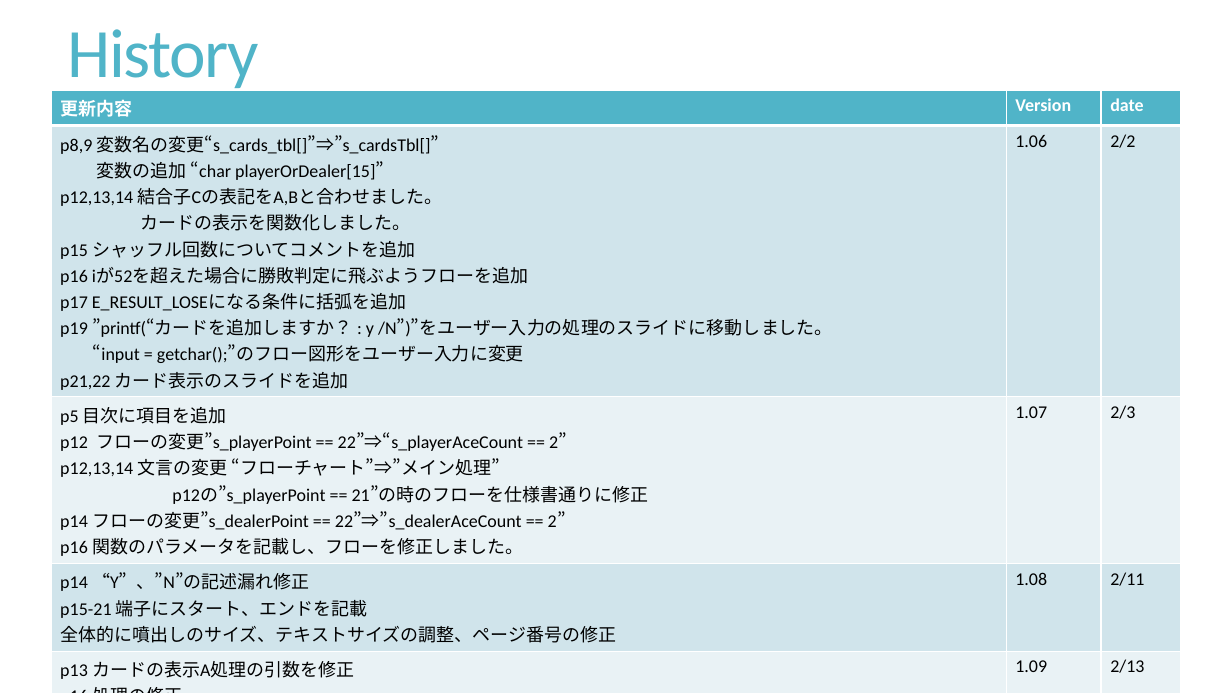
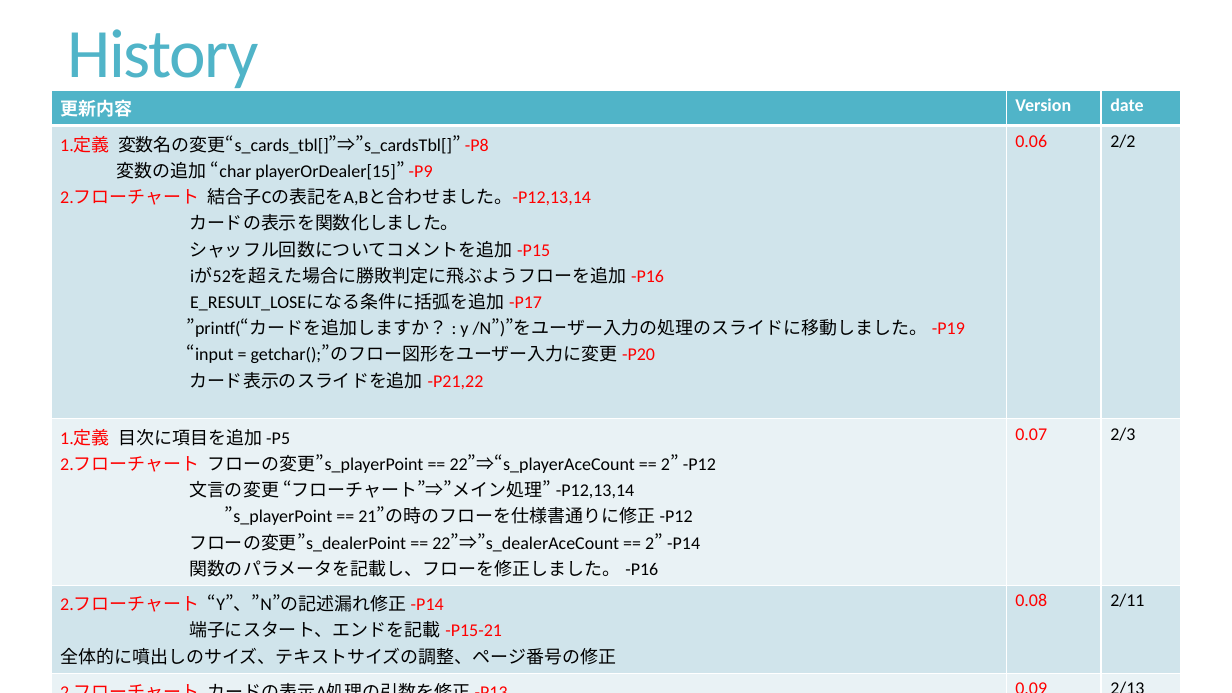
Before and after one commit to masakiishino/Blackjack, a slide deck: slide 4 of Blackjack_Detail_Design.pptx. Drawn at 1232x693 pixels with LibreOffice and Linux fonts; fonts in the diff are those of the drawing. Boxes give left, top, right and bottom in pixels: in the first picture for what was removed or moved away, otherwise in the second. Text is boxed around its words. In the diff, an @@ line names an element or a change of style, - is before the commit and + after.

```diff
--- a/Blackjack_Detail_Design.pptx
+++ b/Blackjack_Detail_Design.pptx
@@ table at <box>51,91,1181,669</box> @@
-row 2, column 1: p8,9 変数名の変更“s_cards_tbl[]”⇒”s_cardsTbl[]” / 変数の追加 “char playerOrDealer[15]” / p12,13,14 結合子Cの表記をA,Bと合わせました。 / カードの表示を関数化しました。 / p15 シャッフル回数についてコメントを追加 / p16 iが52を超えた場合に勝敗判定に飛ぶようフローを追加 / p17 E_RESULT_LOSEになる条件に括弧を追加 / p19 ”printf(“カードを追加しますか？ : y /N”)”をユーザー入力の処理のスライドに移動しました。 / “input = getchar();”のフロー図形をユーザー入力に変更 / p21,22 カード表示のスライドを追加
+row 2, column 1: 1.定義 変数名の変更“s_cards_tbl[]”⇒”s_cardsTbl[]” -P8 / 変数の追加 “char playerOrDealer[15]” -P9 / 2.フローチャート 結合子Cの表記をA,Bと合わせました。-P12,13,14 / カードの表示を関数化しました。 / シャッフル回数についてコメントを追加 -P15 / iが52を超えた場合に勝敗判定に飛ぶようフローを追加 -P16 / E_RESULT_LOSEになる条件に括弧を追加 -P17 / ”printf(“カードを追加しますか？ : y /N”)”をユーザー入力の処理のスライドに移動しました。 -P19 / “input = getchar();”のフロー図形をユーザー入力に変更 -P20 / カード表示のスライドを追加 -P21,22
-row 2, column 2: 1.06
+row 2, column 2: 0.06
-row 3, column 1: p5 目次に項目を追加 / p12 フローの変更”s_playerPoint == 22”⇒“s_playerAceCount == 2” / p12,13,14 文言の変更 “フローチャート”⇒”メイン処理” / p12の”s_playerPoint == 21”の時のフローを仕様書通りに修正 / p14 フローの変更”s_dealerPoint == 22”⇒”s_dealerAceCount == 2” / p16 関数のパラメータを記載し、フローを修正しました。
+row 3, column 1: 1.定義 目次に項目を追加 -P5 / 2.フローチャート フローの変更”s_playerPoint == 22”⇒“s_playerAceCount == 2” -P12 / 文言の変更 “フローチャート”⇒”メイン処理” -P12,13,14 / ”s_playerPoint == 21”の時のフローを仕様書通りに修正 -P12 / フローの変更”s_dealerPoint == 22”⇒”s_dealerAceCount == 2” -P14 / 関数のパラメータを記載し、フローを修正しました。 -P16
-row 3, column 2: 1.07
+row 3, column 2: 0.07
-row 4, column 1: p14 “Y”、”N”の記述漏れ修正 / p15-21 端子にスタート、エンドを記載 / 全体的に噴出しのサイズ、テキストサイズの調整、ページ番号の修正
+row 4, column 1: 2.フローチャート “Y”、”N”の記述漏れ修正 -P14 / 端子にスタート、エンドを記載 -P15-21 / 全体的に噴出しのサイズ、テキストサイズの調整、ページ番号の修正
-row 4, column 2: 1.08
+row 4, column 2: 0.08
-row 5, column 1: p13 カードの表示A処理の引数を修正 / p16 処理の修正 / “playerHand[*drawCount] = s_cards_tbl[i]”⇒”hand[*drawCount] = s_cards_tbl[i]”
+row 5, column 1: 2.フローチャート カードの表示A処理の引数を修正 -P13 / 処理の修正 -P14 / “playerHand[*drawCount] = s_cards_tbl[i]”⇒”hand[*drawCount] = s_cards_tbl[i]”
-row 5, column 2: 1.09
+row 5, column 2: 0.09
```
Also in this commit, not shown: 7 other slides changed, 1 slide added, 3 other files.
